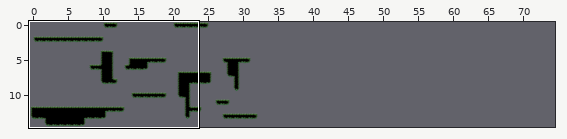
An edit to a level. Tiled map, assets/tilemaps/level1-map.tmx. The first picture is a wide view before the edit; the outline marks the close-up.
Close-up. As it was:
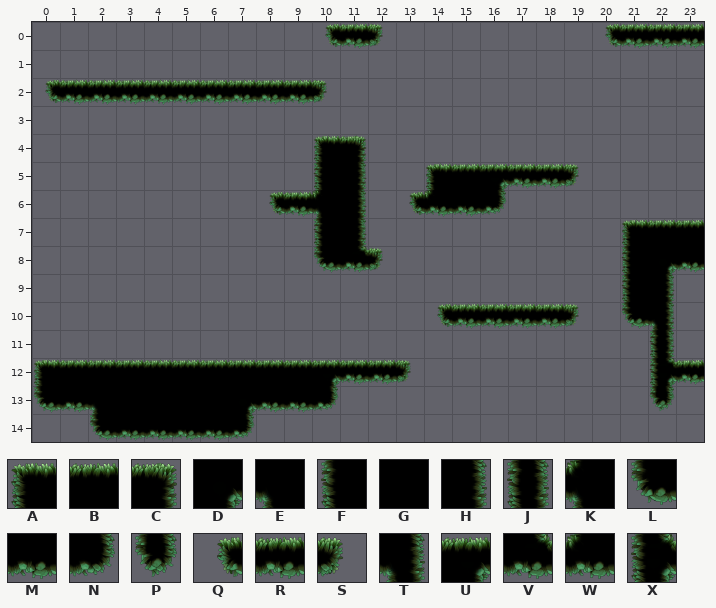
Cells are 128x128 px. Shown: x 0..23, y 0..14. The commit also changed other parts of the map, which this record leaves out. The old version is drawn lined up with the new one.
Key: from "mossy": A 0 "mossy", B 1 "mossy", C 2 "mossy", D 4 "mossy", E 5 "mossy", F 7 "mossy", G 8 "mossy", H 9 "mossy", J 10 "mossy", K 13 "mossy", L 14 "mossy", M 15 "mossy", N 16 "mossy", P 17 "mossy", Q 21 "mossy", R 22 "mossy", S 23 "mossy", T 29 "mossy", U 30 "mossy", V 37 "mossy", W 38 "mossy", X 39 "mossy".
_ is an empty cell.
Layer "Platform" before, first column x 0:
 0 __________QRS_______QRRR
 1 ________________________
 2 QRRRRRRRRRS_____________
 3 ________________________
 4 __________AC____________
 5 __________FH__ABURRS____
 6 ________QRKH_QWMN_______
 7 __________FH_________ABB
 8 __________LVS________FDM
 9 _____________________FH_
10 ______________QRRRRS_LT_
11 ______________________J_
12 ABBBBBBBBBURRS________XR
13 LMEGGGGDMMN___________P_
14 __LMMMMN________________
The result:
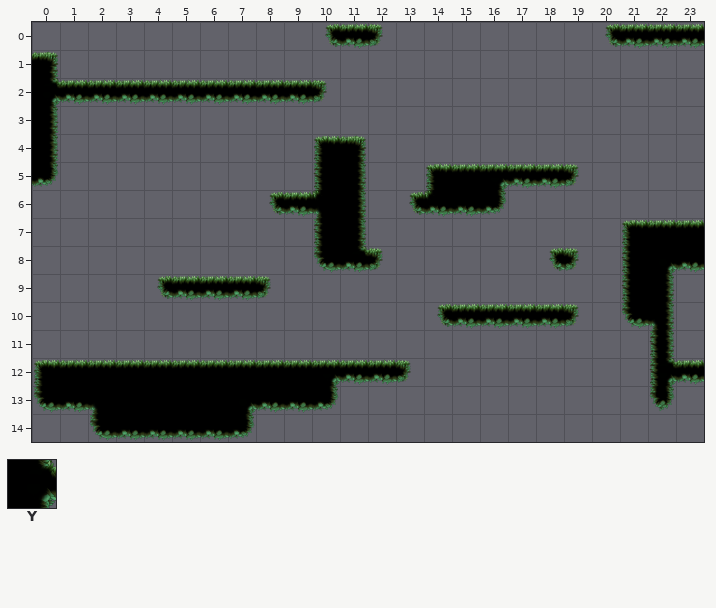
Further tiles: from "mossy": Y 20 "mossy".
The exact change:
Changed rows in their new state; . is an unchanged cell.
map size 64x16 -> 80x16 cells
Layer "Platform":
first column x 0:
 1 C...................
 2 Y...................
 3 H...................
 4 H...................
 5 N...................
 8 ..................QS
 9 ....QRRRS...........
